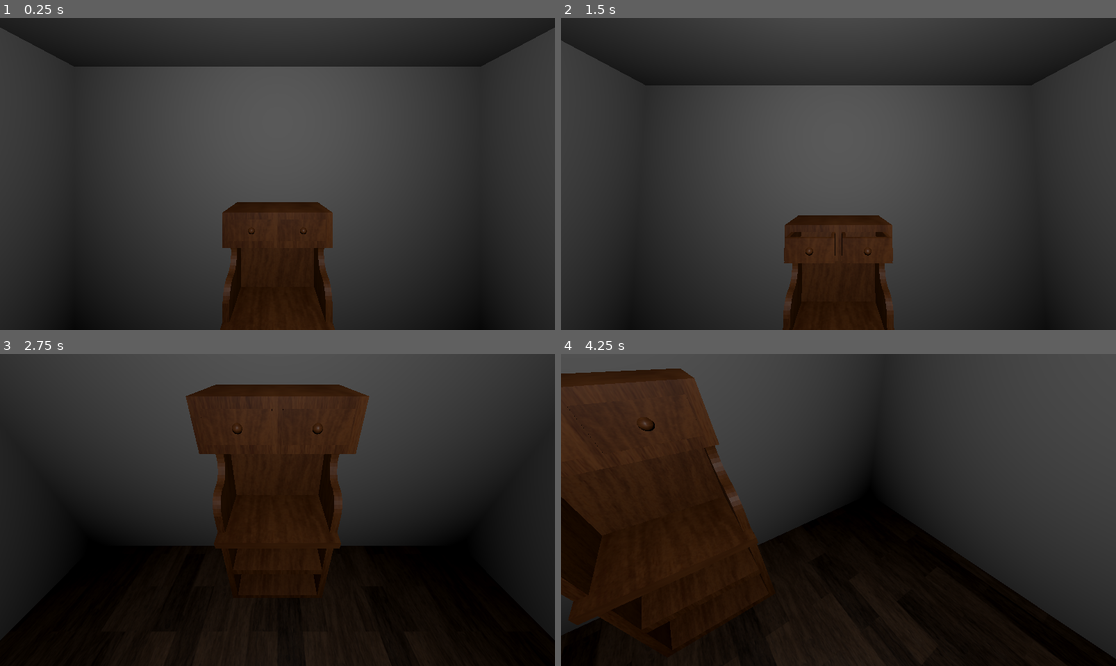
Above: before the commit, frames 1-4 (two rows, left to right).
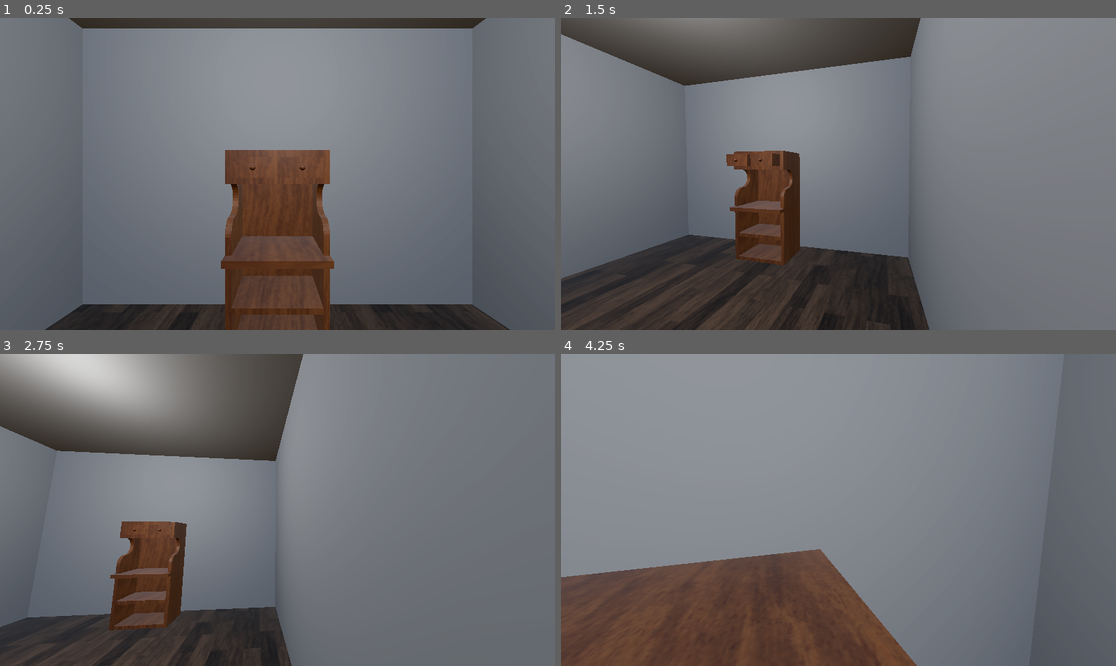
Above: after the commit, the same moments.

Repository: Angburmun/EV2024-25-escape-room
Game: Godot game, scene res://escena_pasillo.tscn
Two runs of this game, one before a commit and one after it. Both use one fixed random seed, a clock stepped at 60 frames per second and the inputs below.
Inputs (mouse positions are in pixels of both pictures, inside the frame that each line leads up to):
- Up to frame 1 (0.25 s): no input
- Up to frame 2 (1.5 s): tap Enter (ui_accept) at 0.5 s; move the mouse to (960, 158) at 0.52 s; hold D (right, bound only after the commit) 0.53-1.28 s; tap Space (jump, bound only after the commit) at 0.6, 0.77, 1.07 s; move the mouse to (727, 189) at 1.27 s; hold S (backward, bound only after the commit) from 1.28 s (still down); tap Down (camara_abajo) at 1.35 s
- Up to frame 3 (2.75 s): tap Space (jump, bound only after the commit) at 1.52, 1.55, 1.82, 2.3 s; move the mouse to (333, 441) at 2.02 s; release S (backward, bound only after the commit) at 2.03 s; hold D (right, bound only after the commit) from 2.03 s (still down); hold Up (camara_arriba) from 2.03 s (still down)
- Up to frame 4 (4.25 s): move the mouse to (810, 572) at 2.77 s; release D (right, bound only after the commit) at 2.78 s; release Up (camara_arriba) at 2.78 s; hold W (forward, bound only after the commit) 2.78-3.53 s; tap Right (camara_derecha) at 2.85 s; tap Space (jump, bound only after the commit) at 3.02, 3.05, 3.32, 3.77, 3.8, 4.07 s; move the mouse to (1005, 556) at 3.52 s; hold A (left, bound only after the commit) from 3.53 s (still down); hold Left (camara_izquierda) from 3.53 s (still down)

The runs differ from the first frame. In frame 1, 92% of the frame differs, in the area x 0-100%, y 0-100%; in frame 2, 87%; in frame 3, 96%; in frame 4, 100%.

Commit message:
Añadida cámara de primera persona. Añadido movimiento del personaje.

Diff:
--- a/ESCENAS/camara_fp.tscn
+++ /dev/null
@@ -1,15 +0,0 @@
-[gd_scene load_steps=2 format=3 uid="uid://i75ortjs8325"]
-
-[ext_resource type="Script" uid="uid://bdjguon1hky5f" path="res://ESCENAS/camara.gd" id="1_700mp"]
-
-[node name="camara" type="Node3D"]
-script = ExtResource("1_700mp")
-
-[node name="EjeY" type="Node3D" parent="."]
-
-[node name="EjeX" type="Node3D" parent="EjeY"]
-
-[node name="vista" type="Camera3D" parent="EjeY/EjeX"]
-transform = Transform3D(1, 0, 0, 0, 1, 0, 0, 0, 1, 0, 1, 0)
-cull_mask = 1047553
-current = true
--- /dev/null
+++ b/SCRIPTS/jugador.gd
@@ -0,0 +1,58 @@
+extends CharacterBody3D
+
+const WALK_SPEED = 3.5
+const JUMP_VELOCITY = 4.0
+const SENSITIVITY = 0.8
+const SENSITIVITY_DIVIDER = 800
+
+#fov variables
+const BASE_FOV = 75.0
+const FOV_CHANGE = 1.5
+
+# Get the gravity from the project settings to be synced with RigidBody nodes.
+var gravity = 9.8
+
+@onready var head = $cabeza
+@onready var camera = $cabeza/camara
+
+
+func _ready():
+	Input.set_mouse_mode(Input.MOUSE_MODE_CAPTURED)
+
+
+func _unhandled_input(event):
+	if event is InputEventMouseMotion:
+		head.rotate_y(-event.relative.x * SENSITIVITY / SENSITIVITY_DIVIDER)
+		camera.rotate_x(-event.relative.y * SENSITIVITY / SENSITIVITY_DIVIDER)
+		camera.rotation.x = clamp(camera.rotation.x, deg_to_rad(-40), deg_to_rad(60))
+
+
+func _physics_process(delta):
+	# Add the gravity.
+	if not is_on_floor():
+		velocity.y -= gravity * delta
+
+	# Handle Jump.
+	if Input.is_action_just_pressed("jump") and is_on_floor():
+		velocity.y = JUMP_VELOCITY
+
+	# Get the input direction and handle the movement/deceleration.
+	var input_dir = Input.get_vector("left", "right", "forward", "backward")
+	var direction = (head.transform.basis * transform.basis * Vector3(input_dir.x, 0, input_dir.y)).normalized()
+	if is_on_floor():
+		if direction:
+			velocity.x = direction.x * WALK_SPEED
+			velocity.z = direction.z * WALK_SPEED
+		else:
+			velocity.x = lerp(velocity.x, direction.x * WALK_SPEED, delta * 7.0)
+			velocity.z = lerp(velocity.z, direction.z * WALK_SPEED, delta * 7.0)
+	else:
+		velocity.x = lerp(velocity.x, direction.x * WALK_SPEED, delta * 3.0)
+		velocity.z = lerp(velocity.z, direction.z * WALK_SPEED, delta * 3.0)
+
+	# FOV
+	var velocity_clamped = clamp(velocity.length(), 0.5, WALK_SPEED * 2)
+	var target_fov = BASE_FOV + FOV_CHANGE * velocity_clamped
+	camera.fov = lerp(camera.fov, target_fov, delta * 8.0)
+
+	move_and_slide()
--- a/escena_pasillo.tscn
+++ b/escena_pasillo.tscn
@@ -1,8 +1,21 @@
-[gd_scene load_steps=7 format=3 uid="uid://b7rewe1nniolb"]
+[gd_scene load_steps=10 format=3 uid="uid://b7rewe1nniolb"]
 
-[ext_resource type="PackedScene" uid="uid://i75ortjs8325" path="res://ESCENAS/camara_fp.tscn" id="1_66ue0"]
+[ext_resource type="Script" uid="uid://cj15dfufotb1l" path="res://SCRIPTS/jugador.gd" id="1_ke01q"]
 [ext_resource type="PackedScene" uid="uid://bxsxp5hgjo068" path="res://ESCENAS_BLENDER/blender_aparador.tscn" id="2_66ue0"]
 [ext_resource type="Material" uid="uid://buecjx8f0ga8f" path="res://TEXTURES/parquet.tres" id="2_ke01q"]
+
+[sub_resource type="ProceduralSkyMaterial" id="ProceduralSkyMaterial_66ue0"]
+sky_horizon_color = Color(0.662243, 0.671743, 0.686743, 1)
+ground_horizon_color = Color(0.662243, 0.671743, 0.686743, 1)
+
+[sub_resource type="Sky" id="Sky_ke01q"]
+sky_material = SubResource("ProceduralSkyMaterial_66ue0")
+
+[sub_resource type="Environment" id="Environment_7wody"]
+background_mode = 2
+sky = SubResource("Sky_ke01q")
+tonemap_mode = 2
+glow_enabled = true
 
 [sub_resource type="CapsuleMesh" id="CapsuleMesh_66ue0"]
 
@@ -12,10 +25,12 @@
 
 [node name="escena-pasillo" type="Node3D"]
 
+[node name="WorldEnvironment" type="WorldEnvironment" parent="."]
+environment = SubResource("Environment_7wody")
+
 [node name="jugador" type="CharacterBody3D" parent="."]
 transform = Transform3D(-4.37114e-08, 0, -1, 0, 1, 0, 1, 0, -4.37114e-08, 0, 1.5, 0)
-
-[node name="camara" parent="jugador" instance=ExtResource("1_66ue0")]
+script = ExtResource("1_ke01q")
 
 [node name="forma" type="MeshInstance3D" parent="jugador"]
 transform = Transform3D(0.75, 0, 0, 0, 1, 0, 0, 0, 0.75, 0, 0, 0)
@@ -25,8 +40,14 @@
 [node name="colision" type="CollisionShape3D" parent="jugador"]
 shape = SubResource("CapsuleShape3D_ke01q")
 
+[node name="cabeza" type="Node3D" parent="jugador"]
+transform = Transform3D(1, 0, 0, 0, 1, 0, 0, 0, 1, 0, 0.75, 0)
+
+[node name="camara" type="Camera3D" parent="jugador/cabeza"]
+
 [node name="habitacion1" type="CSGBox3D" parent="."]
 transform = Transform3D(1, 0, 0, 0, 1, 0, 0, 0, 1, 0, 2, 0)
+use_collision = true
 size = Vector3(5.5, 4, 5.5)
 
 [node name="interior" type="CSGBox3D" parent="habitacion1"]
@@ -53,6 +74,7 @@
 
 [node name="habitacion2" type="CSGBox3D" parent="."]
 transform = Transform3D(1, 0, 0, 0, 1, 0, 0, 0, 1, 2.8, 2, -15)
+use_collision = true
 size = Vector3(11, 4, 8.25)
 
 [node name="interior" type="CSGBox3D" parent="habitacion2"]
@@ -76,6 +98,7 @@
 
 [node name="pasillo1" type="CSGBox3D" parent="."]
 transform = Transform3D(1, 0, 0, 0, 1, 0, 0, 0, 1, -5.2, 1.6, 0)
+use_collision = true
 size = Vector3(5.5, 3.2, 2.75)
 
 [node name="interior" type="CSGBox3D" parent="pasillo1"]
@@ -91,6 +114,7 @@
 
 [node name="pasillo2" type="CSGBox3D" parent="."]
 transform = Transform3D(1, 0, 0, 0, 1, 0, 0, 0, 1, -9.3, 1.6, -7)
+use_collision = true
 size = Vector3(2.75, 3.2, 16.75)
 
 [node name="interior" type="CSGBox3D" parent="pasillo2"]
@@ -119,6 +143,7 @@
 
 [node name="pasillo3" type="CSGBox3D" parent="."]
 transform = Transform3D(1, 0, 0, 0, 1, 0, 0, 0, 1, -5.2, 1.6, -14)
+use_collision = true
 size = Vector3(5.5, 3.2, 2.75)
 
 [node name="interior" type="CSGBox3D" parent="pasillo3"]
--- a/project.godot
+++ b/project.godot
@@ -51,3 +51,28 @@
 "events": [Object(InputEventKey,"resource_local_to_scene":false,"resource_name":"","device":0,"window_id":0,"alt_presse …(194 unchanged characters)…
 ]
 }
+forward={
+"deadzone": 0.2,
+"events": [Object(InputEventKey,"resource_local_to_scene":false,"resource_name":"","device":-1,"window_id":0,"alt_pressed":false,"shift_pressed":false,"ctrl_pressed":false,"meta_pressed":false,"pressed":false,"keycode":0,"physical_keycode":87,"key_label":0,"unicode":119,"location":0,"echo":false,"script":null)
+]
+}
+backward={
+"deadzone": 0.2,
+"events": [Object(InputEventKey,"resource_local_to_scene":false,"resource_name":"","device":-1,"window_id":0,"alt_pressed":false,"shift_pressed":false,"ctrl_pressed":false,"meta_pressed":false,"pressed":false,"keycode":0,"physical_keycode":83,"key_label":0,"unicode":115,"location":0,"echo":false,"script":null)
+]
+}
+left={
+"deadzone": 0.2,
+"events": [Object(InputEventKey,"resource_local_to_scene":false,"resource_name":"","device":-1,"window_id":0,"alt_pressed":false,"shift_pressed":false,"ctrl_pressed":false,"meta_pressed":false,"pressed":false,"keycode":0,"physical_keycode":65,"key_label":0,"unicode":97,"location":0,"echo":false,"script":null)
+]
+}
+right={
+"deadzone": 0.2,
+"events": [Object(InputEventKey,"resource_local_to_scene":false,"resource_name":"","device":-1,"window_id":0,"alt_pressed":false,"shift_pressed":false,"ctrl_pressed":false,"meta_pressed":false,"pressed":false,"keycode":0,"physical_keycode":68,"key_label":0,"unicode":100,"location":0,"echo":false,"script":null)
+]
+}
+jump={
+"deadzone": 0.2,
+"events": [Object(InputEventKey,"resource_local_to_scene":false,"resource_name":"","device":-1,"window_id":0,"alt_pressed":false,"shift_pressed":false,"ctrl_pressed":false,"meta_pressed":false,"pressed":false,"keycode":0,"physical_keycode":32,"key_label":0,"unicode":32,"location":0,"echo":false,"script":null)
+]
+}
Not shown, added: SCRIPTS/jugador.gd.uid
